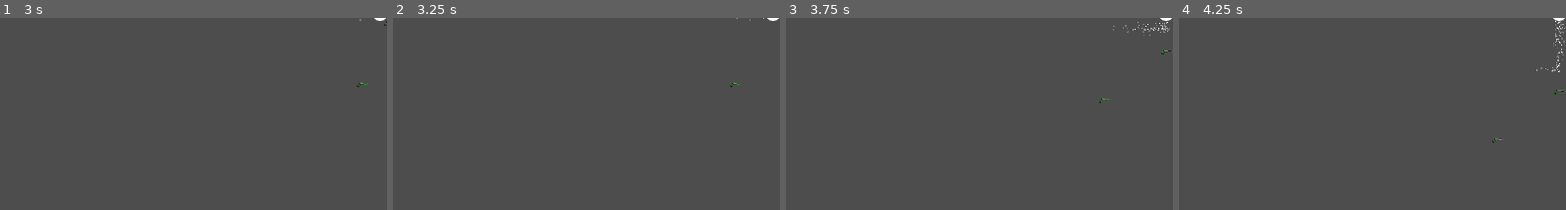
Above: before the commit, frames 1-4 (left to right).
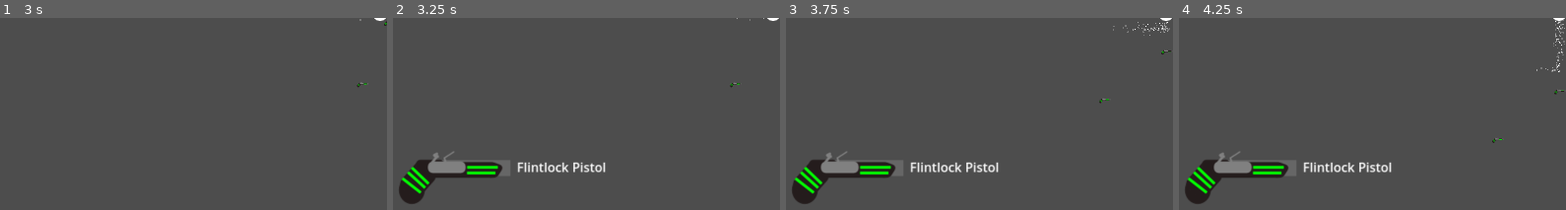
Above: after the commit, the same moments.

Repository: JeanShark-dev/godot-rock-survival
Game: Godot game, scene res://Main.tscn
Two runs of this game, one before a commit and one after it. Both use one fixed random seed, a clock stepped at 60 frames per second and the inputs below.
Inputs (mouse positions are % of the whole screen's width and height, from its top left):
- Up to frame 1 (3 s): click "START" at 0.5 s; tap Enter at 1.25 s; move the mouse to (72, 43) at 1.27 s; hold D (gp_right) 1.28-2.03 s; tap E (gp_use) at 1.35, 2.1 s; move the mouse to (29, 54) at 2.02 s; hold S (gp_down) 2.03-2.78 s; move the mouse to (59, 24) at 2.77 s; hold D (gp_right) from 2.78 s (still down); click (59, 24) at 2.85 s
- Up to frame 2 (3.25 s): keep holding D (gp_right); tap E (gp_use) at 3.05 s
- Up to frame 3 (3.75 s): move the mouse to (44, 71) at 3.52 s; release D (gp_right) at 3.53 s; hold W (gp_up) from 3.53 s (still down); tap E (gp_use) at 3.6 s
- Up to frame 4 (4.25 s): keep holding W (gp_up)
The pictures show only the part of the screen within x 0-50%, y 50-100%; the shares and areas given below are measured in that part.

Frame 1 is identical in both runs. In frame 2, 3.7% of the frame differs, in the area x 1-55%, y 69-97%; in frame 3, 3.7%; in frame 4, 3.7%.

Commit message:
added weapon HUD
also changed styling for scripts

Diff:
--- a/GUI.gd
+++ b/GUI.gd
@@ -7,7 +7,6 @@
 	mainNode = get_parent().get_parent().get_parent().get_parent()
 
 
-# Called every frame. 'delta' is the elapsed time since the previous frame.
 func _process(delta):
 	if Input.is_action_just_pressed("ui_cancel"):
 		$PauseMenu.visible = !$PauseMenu.visible
--- a/assets/scripts/Main.gd
+++ b/assets/scripts/Main.gd
@@ -2,6 +2,8 @@
 
 
 var player = preload("res://player_container.tscn")
+
+
 func _ready():
 	pass # Replace with function body.
 
--- a/assets/scripts/PlayerMovement.gd
+++ b/assets/scripts/PlayerMovement.gd
@@ -2,15 +2,14 @@
 
 
 var direction = Vector2()
+
 @export var baseSpeed = 0.0
-func _ready():
-	pass # Replace with function body.
 
 
-# Called every frame. 'delta' is the elapsed time since the previous frame.
 func _process(delta):
 	take_input()
 	move_and_collide(velocity*delta*baseSpeed)
+
 
 func take_input():
 	direction = Vector2()
--- a/assets/scripts/WeaponPickup.gd
+++ b/assets/scripts/WeaponPickup.gd
@@ -2,16 +2,20 @@
 
 
 @export var weapon = preload("res://flintlock_pistol.tscn").instantiate()
+@export var weaponName = "Flintlock Pistol"
 @export var weaponSprite = preload("res://assets/sprites/weapons/flintlock-pistol.svg")
 @export var spriteSize = 1.0
+
 
 func _ready():
 	$Sprite2D.texture = weaponSprite
 	$Sprite2D.apply_scale(Vector2(spriteSize, spriteSize))
 	self.add_to_group("weaponPickup", true)
 
+
 func toolTipShow():
 	$Tooltip.show()
 
+
 func toolTipHide():
 	$Tooltip.hide()
--- a/assets/scripts/WeaponsContainer.gd
+++ b/assets/scripts/WeaponsContainer.gd
@@ -2,6 +2,14 @@
 
 
 var pickupCandidate
+
+@onready var hud = get_parent().get_node("GUI/HUD/WeaponHUD")
+@onready var hudSprite = get_parent().get_node("GUI/HUD/WeaponHUD/WeaponSprite")
+@onready var hudName = get_parent().get_node("GUI/HUD/WeaponHUD/VSplitContainer/WeaponName")
+
+
+func _ready():
+	print(hud)
 
 
 func _process(delta):
@@ -10,9 +18,14 @@
 
 
 func pickWeapon(weapon):
-	if weapon.is_in_group("weaponPickup") && $WeaponSlot.get_child_count() ==0:
+	if weapon.is_in_group("weaponPickup") && $WeaponSlot.get_child_count() == 0:
 		$WeaponSlot.add_child(weapon.weapon)
+		var weaponSprite = weapon.get_node("Sprite2D").texture
+		var weaponName = weapon.weaponName
+		hudSprite.texture = weaponSprite
+		hudName.text = weaponName
 		weapon.queue_free()
+
 
 func _on_area_entered(area):
 	if pickupCandidate == null:
@@ -22,9 +35,11 @@
 		pickupCandidate = area
 		candidateShow()
 
+
 func candidateShow():
 	if pickupCandidate.is_in_group("weaponPickup") && pickupCandidate != null:
 		pickupCandidate.toolTipShow()
+
 
 func candidateHide():
 	if pickupCandidate.is_in_group("weaponPickup") && pickupCandidate != null:
--- a/assets/scripts/bullet.gd
+++ b/assets/scripts/bullet.gd
@@ -2,6 +2,7 @@
 
 
 @export var bulletLifetime = 1.0
+
 
 func _ready():
 	$LifeTimer.start(bulletLifetime)
--- a/assets/scripts/flintlock_pistol.gd
+++ b/assets/scripts/flintlock_pistol.gd
@@ -6,6 +6,7 @@
 @export var type = "Flintlock"
 @export var AmmoType = "Flintlock Bullet"
 @export var ammo = preload("res://flintlock_bullet.tscn")
+@export var sprite = preload("res://assets/sprites/weapons/flintlock-pistol.svg")
 @export var spread = 0.0
 @export var barrelLength = 0.0
 @export var muzzleVelocity = 0.0
@@ -13,6 +14,7 @@
 var isChambered = false
 var isCocked = false
 var isReady = true
+
 
 func _process(_delta):
 	if Input.is_action_just_pressed("mouse0") && isReady:
@@ -25,6 +27,7 @@
 		if !isCocked:
 			Cock()
 			return
+
 
 func Chamber():
 	$ChamberSound.play()
@@ -51,6 +54,7 @@
 
 	$GunshotSound.play()
 
+
 func _on_chamber_timer_timeout():
 	isChambered = true
 	isReady = true
--- a/flintlock_pistol.tscn
+++ b/flintlock_pistol.tscn
@@ -10,7 +10,7 @@
 type = "Pistol"
 AmmoType = "Flintlock"
 spread = 25.0
-barrelLength = 10.0
+barrelLength = 15.0
 muzzleVelocity = 800.0
 
 [node name="ChamberSound" type="AudioStreamPlayer2D" parent="."]
--- a/player_container.tscn
+++ b/player_container.tscn
@@ -72,6 +72,41 @@
 grow_vertical = 2
 script = ExtResource("3_ny2t6")
 
+[node name="HUD" type="Control" parent="PlayerRigidBody/GUI"]
+layout_mode = 1
+anchors_preset = 15
+anchor_right = 1.0
+anchor_bottom = 1.0
+grow_horizontal = 2
+grow_vertical = 2
+
+[node name="WeaponHUD" type="HBoxContainer" parent="PlayerRigidBody/GUI/HUD"]
+layout_mode = 1
+anchors_preset = 2
+anchor_top = 1.0
+anchor_bottom = 1.0
+offset_left = -474.0
+offset_top = 158.0
+offset_right = -163.0
+offset_bottom = 256.0
+grow_vertical = 0
+
+[node name="WeaponSprite" type="TextureRect" parent="PlayerRigidBody/GUI/HUD/WeaponHUD"]
+layout_mode = 2
+stretch_mode = 5
+
+[node name="VSplitContainer" type="VBoxContainer" parent="PlayerRigidBody/GUI/HUD/WeaponHUD"]
+layout_mode = 2
+size_flags_horizontal = 4
+alignment = 1
+
+[node name="WeaponName" type="Label" parent="PlayerRigidBody/GUI/HUD/WeaponHUD/VSplitContainer"]
+layout_mode = 2
+
+[node name="WeaponStats" type="Label" parent="PlayerRigidBody/GUI/HUD/WeaponHUD/VSplitContainer"]
+layout_mode = 2
+size_flags_vertical = 8
+
 [node name="PauseMenu" type="Control" parent="PlayerRigidBody/GUI"]
 visible = false
 layout_mode = 1
@@ -124,14 +159,6 @@
 layout_mode = 2
 text = "QUIT"
 
-[node name="HUD" type="Control" parent="PlayerRigidBody/GUI"]
-layout_mode = 1
-anchors_preset = 15
-anchor_right = 1.0
-anchor_bottom = 1.0
-grow_horizontal = 2
-grow_vertical = 2
-
 [connection signal="area_entered" from="PlayerRigidBody/WeaponContainer" to="PlayerRigidBody/WeaponContainer" method="_on_area_entered"]
 [connection signal="area_exited" from="PlayerRigidBody/WeaponContainer" to="PlayerRigidBody/WeaponContainer" method="_on_area_exited"]
 [connection signal="pressed" from="PlayerRigidBody/GUI/PauseMenu/PauseMenu/ResumeButton" to="PlayerRigidBody/GUI" method="_on_resume_button_pressed"]
